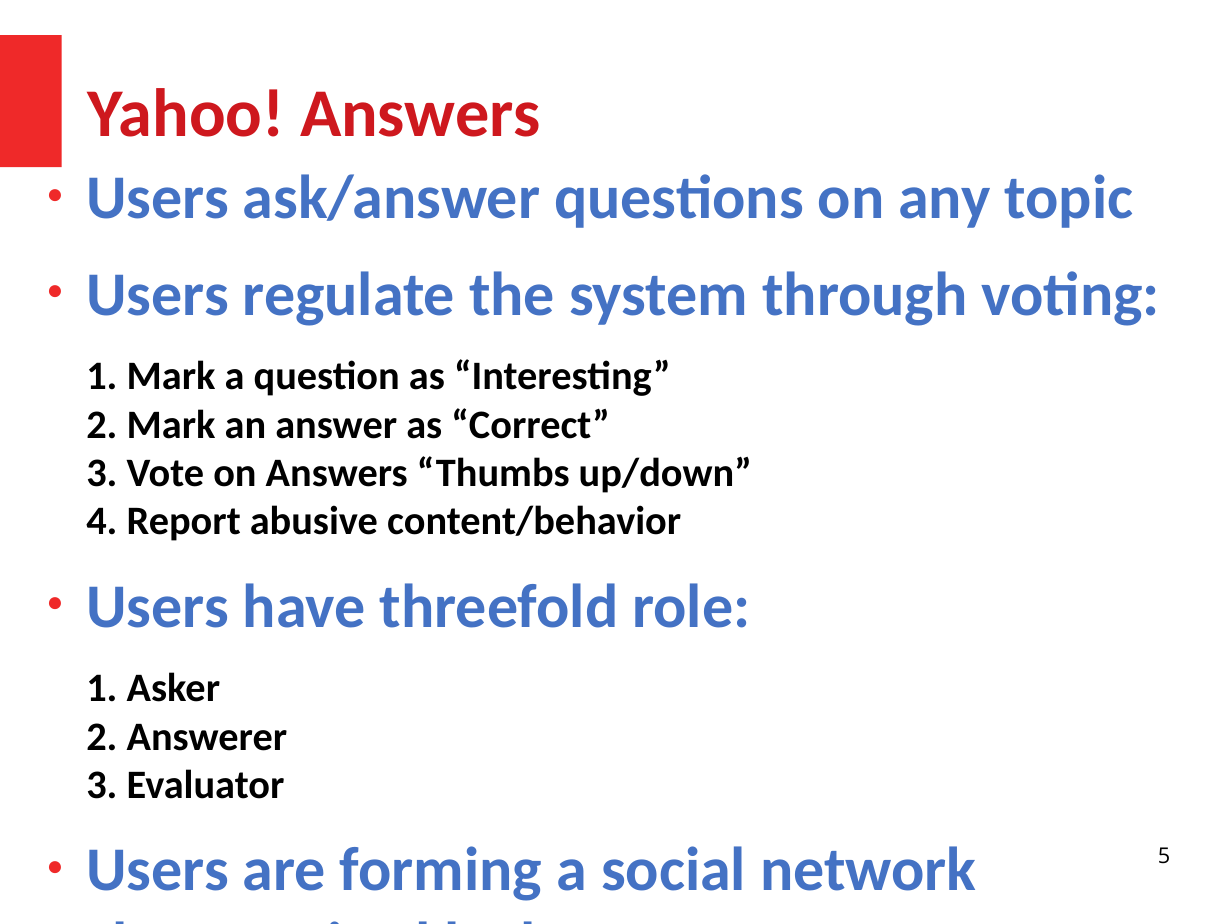
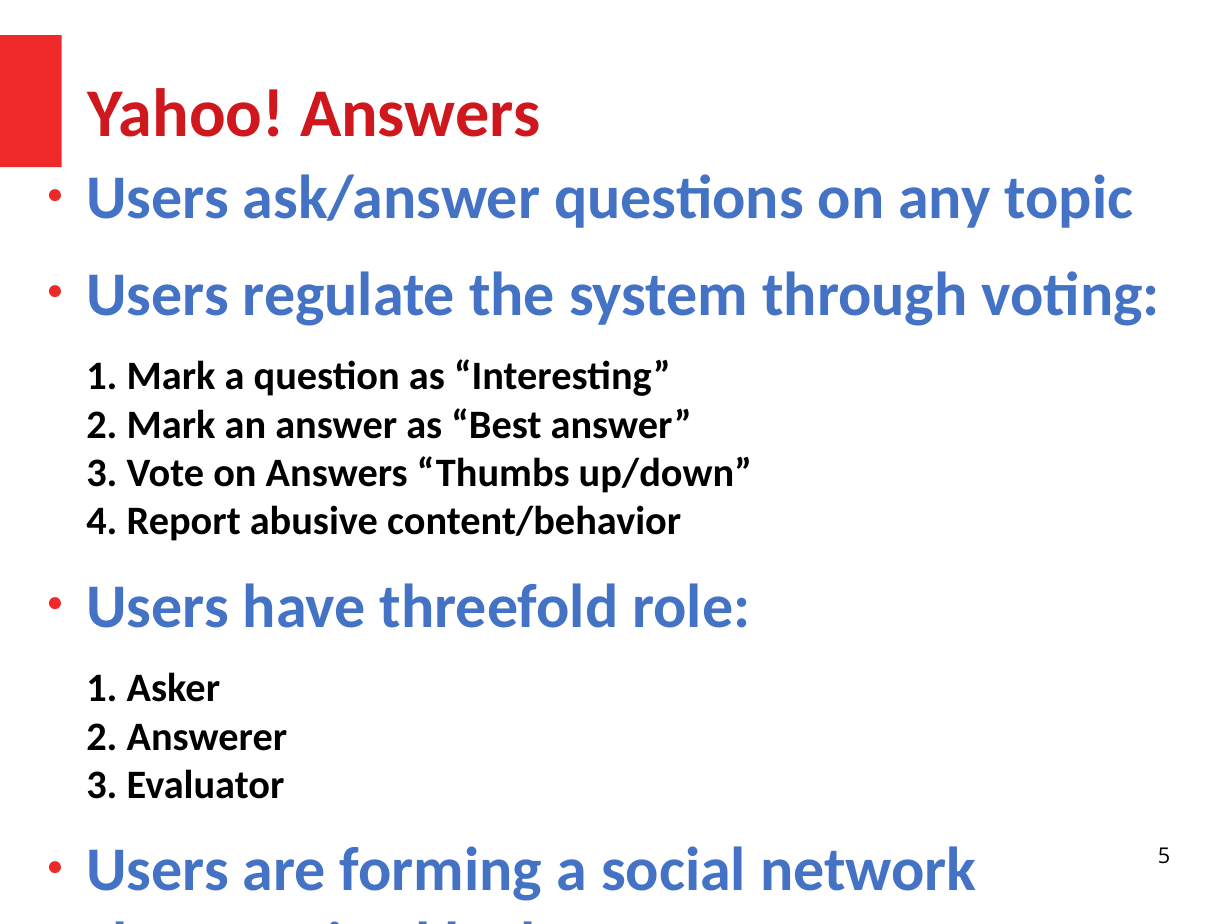
Before and after one commit to HussamHallak/cs834-f17, a slide deck: slide 5 of assignments/P5/P5.odp. Drawn at 1232x924 pixels with LibreOffice and Linux fonts; fonts in the diff are those of the drawing. Boxes give left, top, right and bottom in pixels: in the first picture for what was removed or moved away, otherwise in the second. Text is boxed around its words. In the diff, an @@ line names an element or a change of style, - is before the commit and + after.

```diff
--- a/assignments/P5/P5.odp
+++ b/assignments/P5/P5.odp
@@ text at [86,359,752,541]: text changed @@
-1. Mark a question as “Interesting”
-2. Mark an answer as “Correct”
-3. Vote on Answers “Thumbs up/down”
-4. Report abusive content/behavior
+1. Mark a question as “Interesting”
+2. Mark an answer as “Best answer”
+3. Vote on Answers “Thumbs up/down”
+4. Report abusive content/behavior
```
Also in this commit, not shown: 16 other slides changed, 3 slides added, 4 slides removed, 1 other file.
